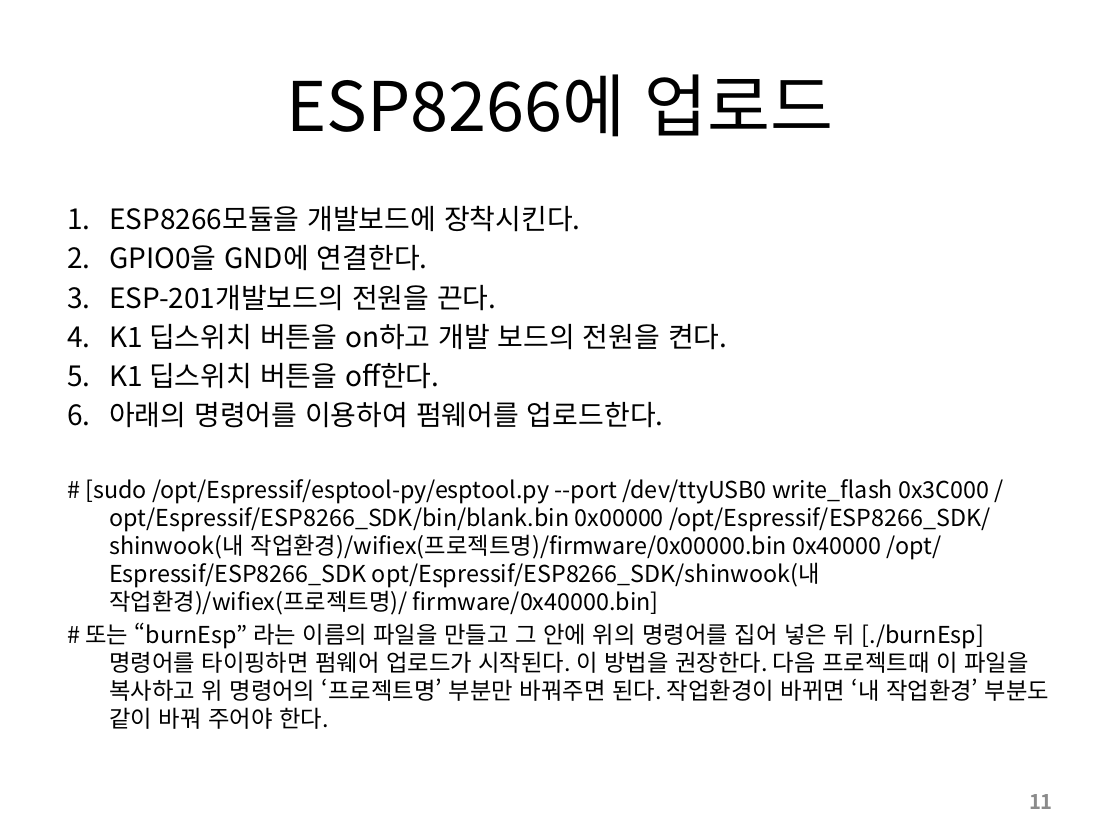
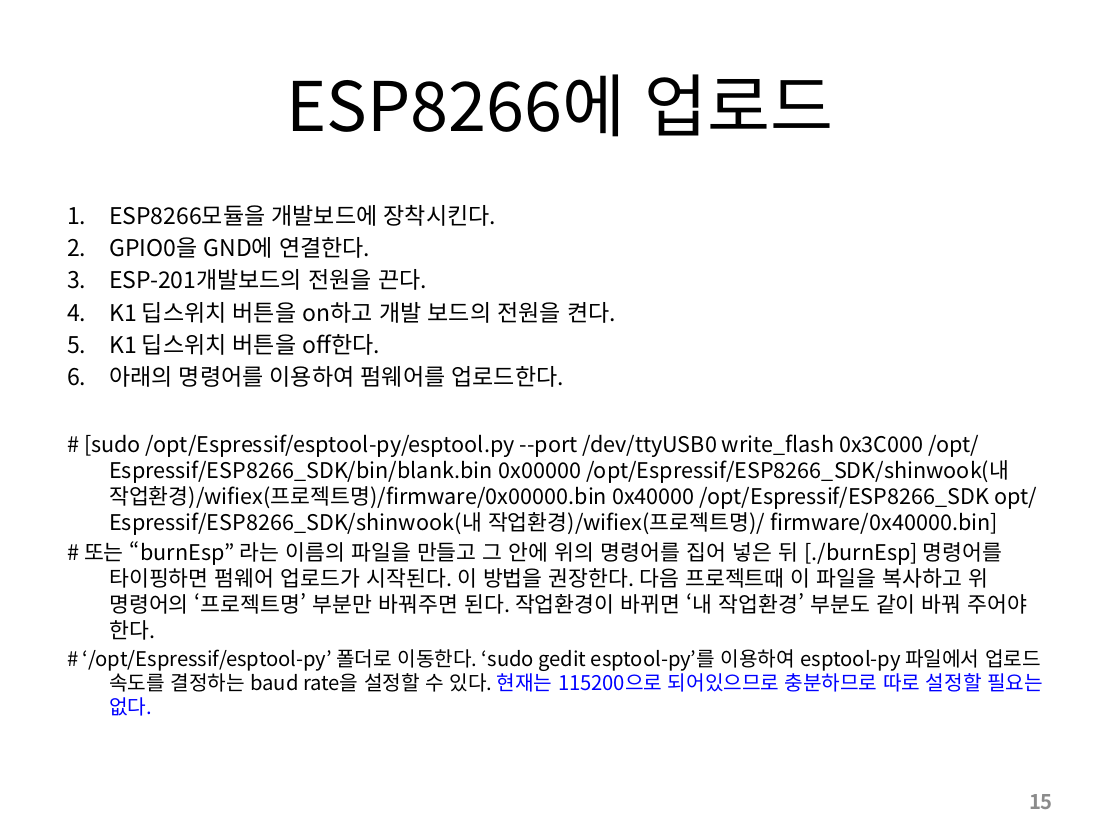
Before and after one commit to SleeperKKY/ESP8266, a slide deck: slide 15 of ESP8266 Direct Coding.pptx (slide 11 before the commit). Drawn at 1120x840 pixels with LibreOffice and Linux fonts; fonts in the diff are those of the drawing. Boxes give left, top, right and bottom in pixels: in the first picture for what was removed or moved away, otherwise in the second. Text is boxed around its words. In the diff, an @@ line names an element or a change of style, - is before the commit and + after.

```diff
--- a/ESP8266 Direct Coding.pptx
+++ b/ESP8266 Direct Coding.pptx
@@ text at (84,205,1037,640): size 18 to 14.8 pt in "ESP8266모듈을 개발보드에 장착시킨다.", "GPIO0을 GND에 연결한다.", "ESP-201개발보드의 전원을 끈다.", "K1 딥스위치 버튼을 on하고 개발 보드의 전원을 ..." and 2 more places; size 15 to 13.9 pt in "# [sudo /opt/Espressif/esptool-py/esptool.py --port /dev/tty ...", "# 또는 “burnEsp” 라는 이름의 파일을 만들고 ..." @@
@@ text at (83,649,1043,716): paragraph added @@
+# ‘/opt/Espressif/esptool-py’ 폴더로 이동한다. ‘sudo gedit esptool-py’를 이용하여 esptool-py 파일에서 업로드 속도를 결정하는 baud rate을 설정할 수 있다. 현재는 115200으로 되어있으므로 충분하므로 따로 설정할 필요는 없다.
@@ page number at (1029,794,1053,809): text changed @@
-11
+15
```
Also in this commit, not shown: 8 other slides changed, 5 slides added.
